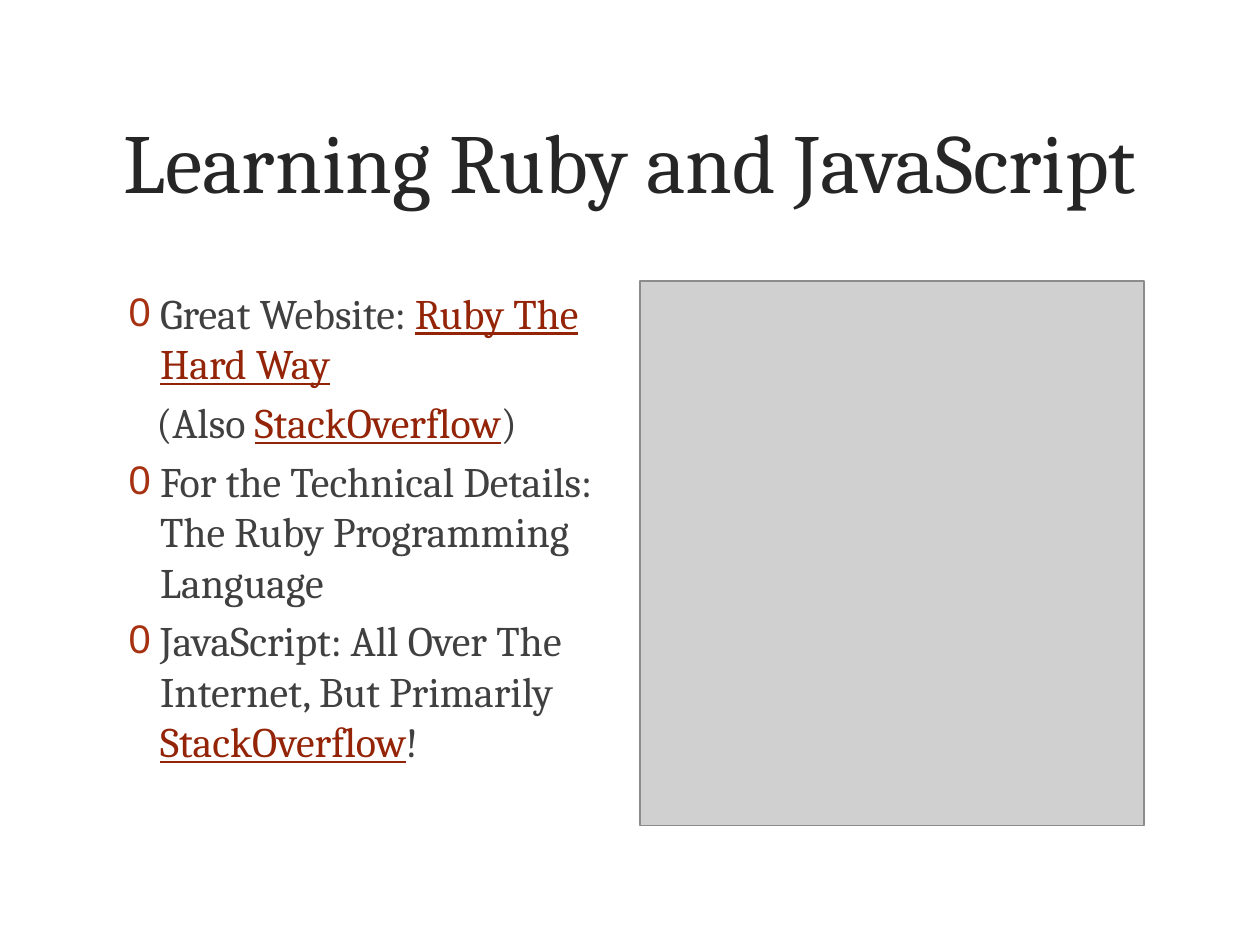
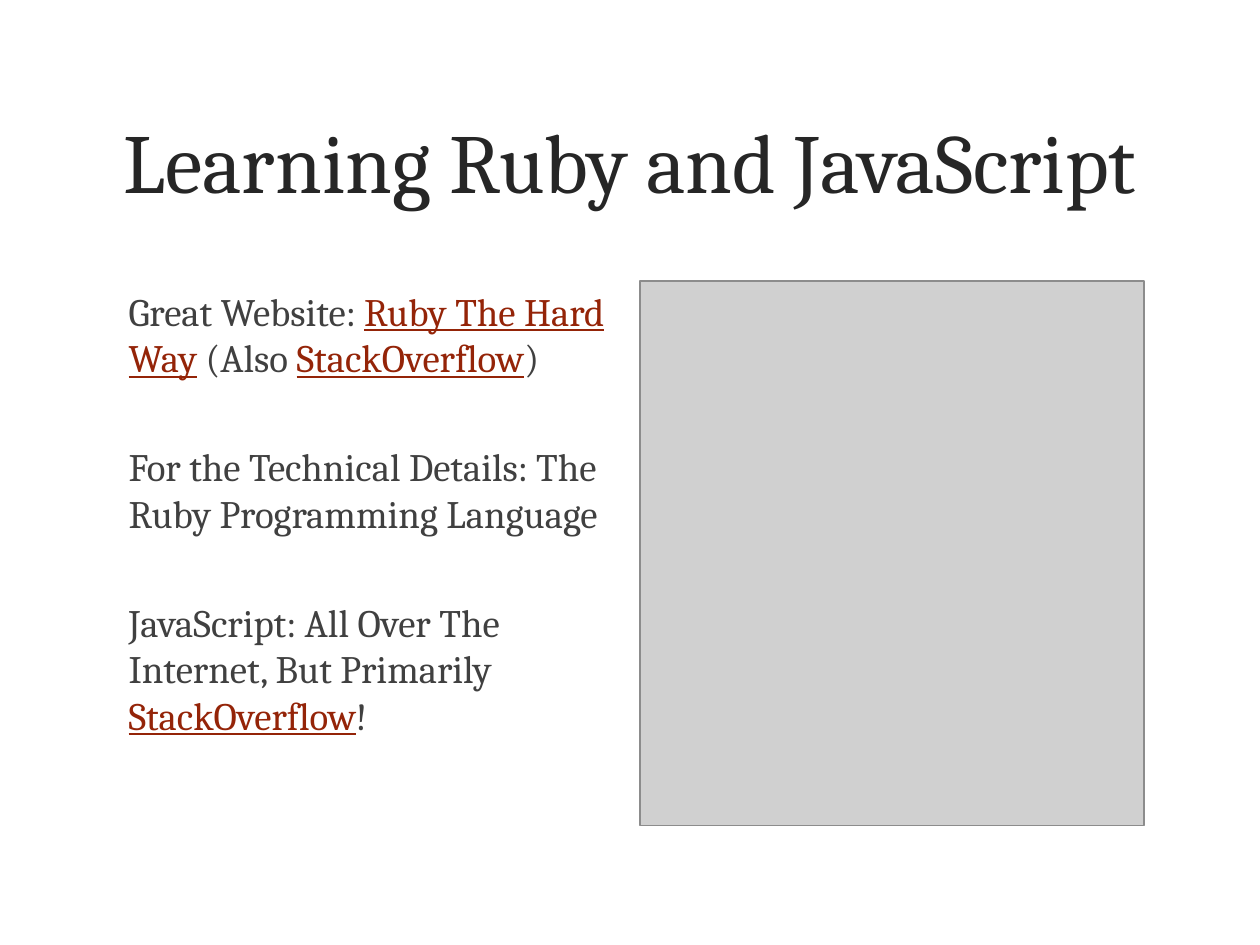
Before and after one commit to atultiwary/TechTalk, a slide deck: slide 5 of TechTalk.pptx. Drawn at 1260x945 pixels with LibreOffice and Linux fonts; fonts in the diff are those of the drawing; grey boxes stand for pictures; background and template pictures are left out. Boxes give left, top, right and bottom in pixels: in the first picture for what was removed or moved away, otherwise in the second. Text is boxed around its words. In the diff, an @@ line names an element or a change of style, - is before the commit and + after.

```diff
--- a/TechTalk.pptx
+++ b/TechTalk.pptx
@@ text at (129,299,604,381): text changed; size 24 to 22.2 pt @@
-0 Great Website: Ruby The Hard Way
-(Also StackOverflow)
+Great Website: Ruby The Hard Way (Also StackOverflow)
@@ text at (129,454,597,735): size 24 to 22.2 pt in "For the Technical Details: The Ruby Programming ...", "JavaScript: All Over The Internet, But Primarily ..."; bullet 0 to none @@
```
Also in this commit, not shown: 14 other slides changed, 3 slides added, 2 slides removed.
